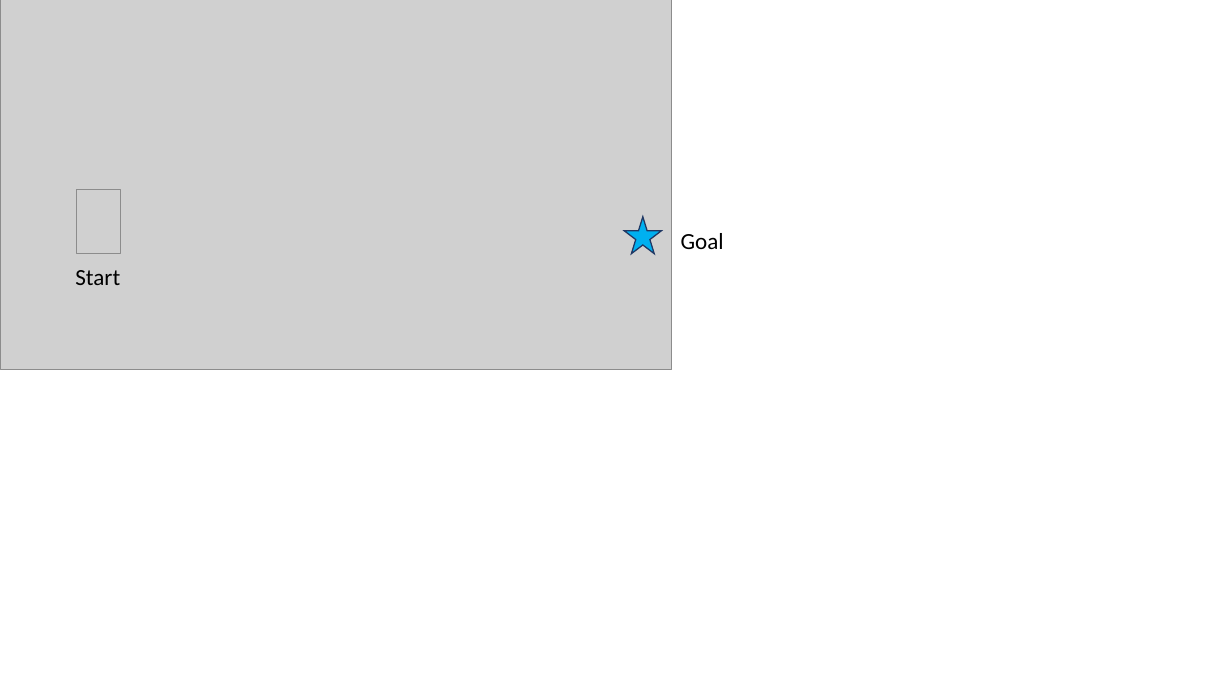
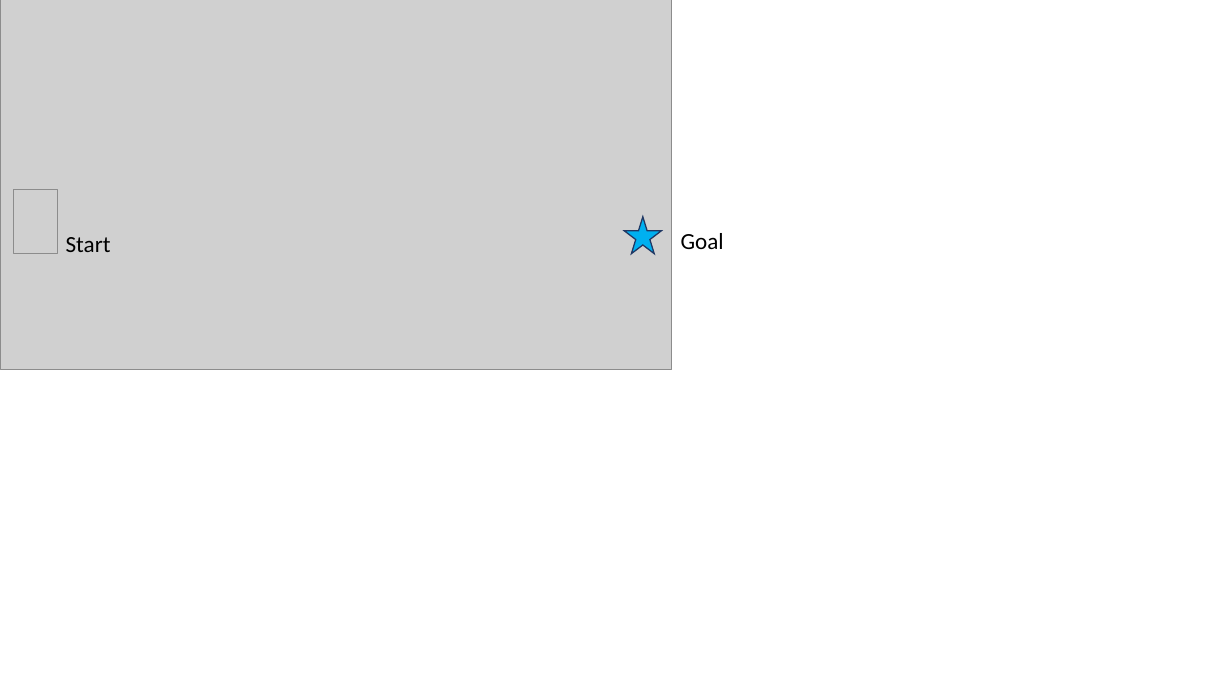
Before and after one commit to cmu-able/explainable-planning, a slide deck: slide 6 of XPlanningEvaluation/data/instruction/instruction.pptx (slide 4 before the commit). Drawn at 1232x693 pixels with LibreOffice and Linux fonts; fonts in the diff are those of the drawing; grey boxes stand for pictures. Boxes give left, top, right and bottom in pixels: in the first picture for what was removed or moved away, otherwise in the second. Text is boxed around its words. In the diff, an @@ line names an element or a change of style, - is before the commit and + after.

```diff
--- a/XPlanningEvaluation/data/instruction/instruction.pptx
+++ b/XPlanningEvaluation/data/instruction/instruction.pptx
@@ picture: place and size @@
-picture at [77, 189, 120, 254]
+picture at [14, 189, 57, 254]
@@ text "Start": place and size @@
-text "Start" at [75, 270, 120, 285]
+text "Start" at [66, 237, 111, 252]
```
Also in this commit, not shown: 8 other slides changed, 4 slides added, 5 slides removed.
